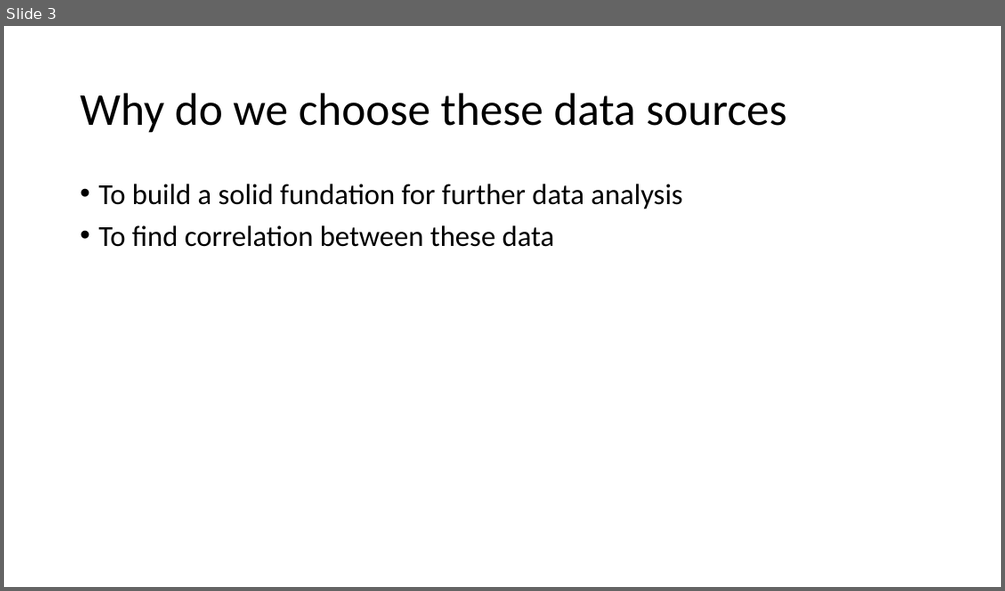
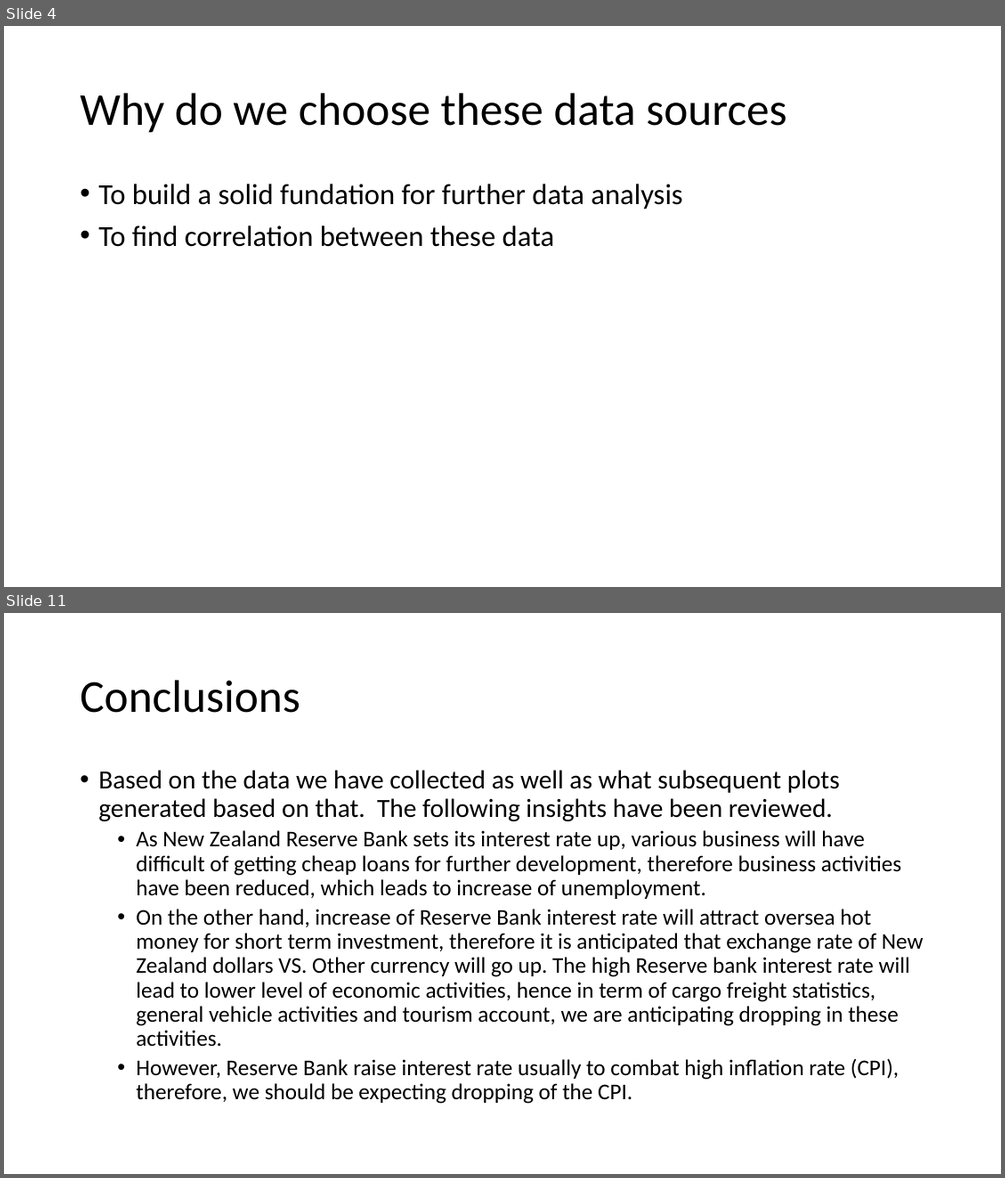
Before and after one commit to ansrali/data422-group-project, a slide deck: Group Project Presentation.pptx. Shown one above the other, each under a label of ours: slide 3 before the commit, slides 4 and 11 after it; the slides between them are not shown. The pictures are 1005x591 and 1005x1178 pixels, drawn with LibreOffice and Linux fonts; fonts in the diff are those of the drawing. Boxes give left, top, right and bottom in pixels: in the first picture for what was removed or moved away, otherwise in the second. Text is boxed around its words. In the diff, an @@ line names an element or a change of style, - is before the commit and + after.

Commit message:
Update Report as well as Presentation files

```diff
--- a/Group Project Presentation.pptx
+++ b/Group Project Presentation.pptx
@@ slide 11 added at <box>4,613,1001,1174</box>, background #FFFFFF @@
@@ title added at <box>80,680,300,713</box>, 44 pt, text #000000 @@
+Conclusions
@@ text added at <box>98,770,923,1103</box>, 21.6 pt, text #000000 @@
+• Based on the data we have collected as well as what subsequent plots generated based on that. The following insights have been reviewed.
+  • As New Zealand Reserve Bank sets its interest rate up, various business will have difficult of getting cheap loans for further development, therefore business activities have been reduced, which leads to increase of unemployment.
+  • On the other hand, increase of Reserve Bank interest rate will attract oversea hot money for short term investment, therefore it is anticipated that exchange rate of New Zealand dollars VS. Other currency will go up. The high Reserve bank interest rate will lead to lower level of economic activities, hence in term of cargo freight statistics, general vehicle activities and tourism account, we are anticipating dropping in these activities.
+  • However, Reserve Bank raise interest rate usually to combat high inflation rate (CPI), therefore, we should be expecting dropping of the CPI.
@@ what was slide 3 is now slide 4 @@
```
Also in this commit, not shown: 1 slide changed, 8 other slides added, 2 other files.
